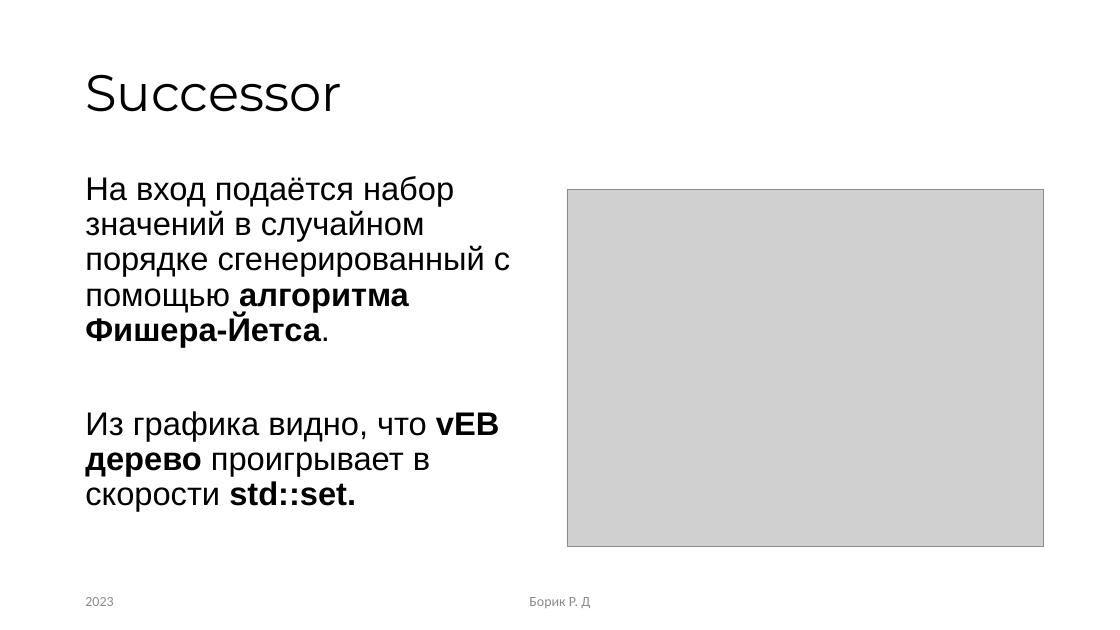
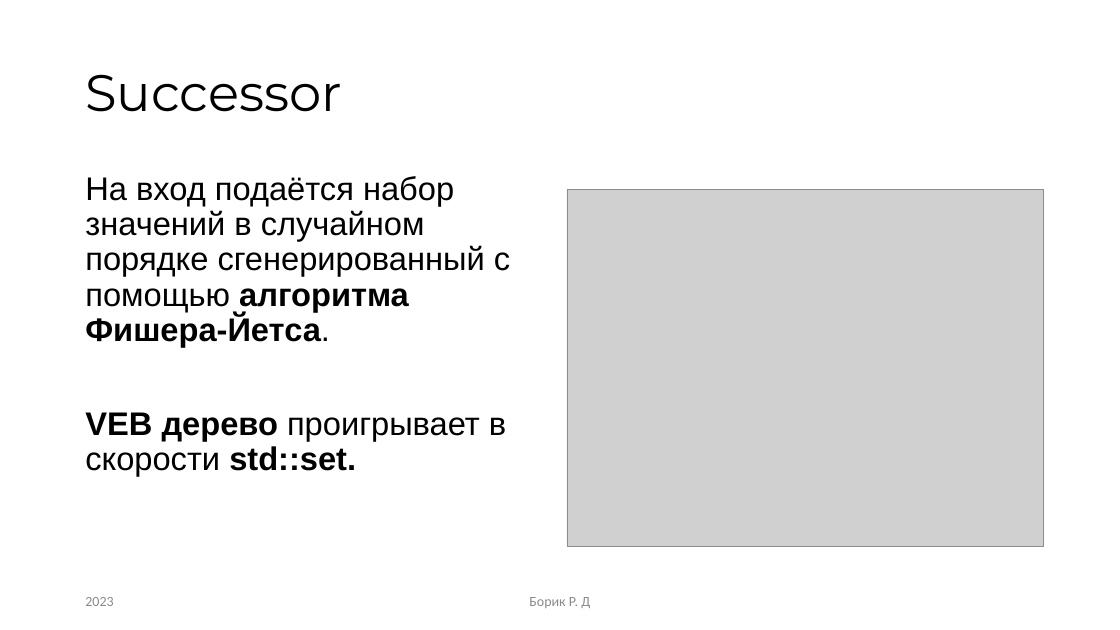
Before and after one commit to RandomServant/Van-Emde-Boas-tree, a slide deck: slide 17 of Presentation van Emde Boas tree.pptx. Drawn at 1120x630 pixels with LibreOffice and Linux fonts; fonts in the diff are those of the drawing; grey boxes stand for pictures. Boxes give left, top, right and bottom in pixels: in the first picture for what was removed or moved away, otherwise in the second. Text is boxed around its words. In the diff, an @@ line names an element or a change of style, - is before the commit and + after.

```diff
--- a/Presentation van Emde Boas tree.pptx
+++ b/Presentation van Emde Boas tree.pptx
@@ text at [85,412,506,476]: text changed @@
-Из графика видно, что vEB дерево проигрывает в скорости std::set.
+VEB дерево проигрывает в скорости std::set.
```
Also in this commit, not shown: 9 other slides changed, 1 slide added, 1 other file.
